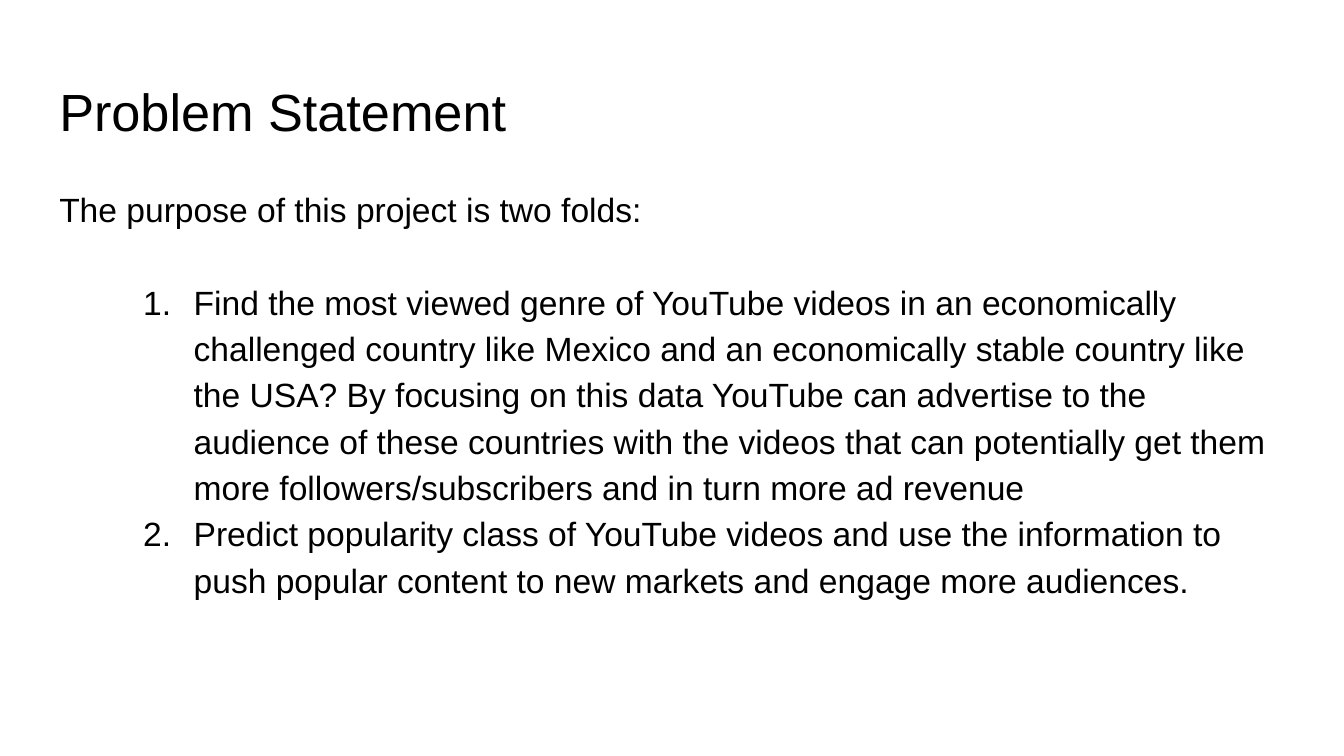
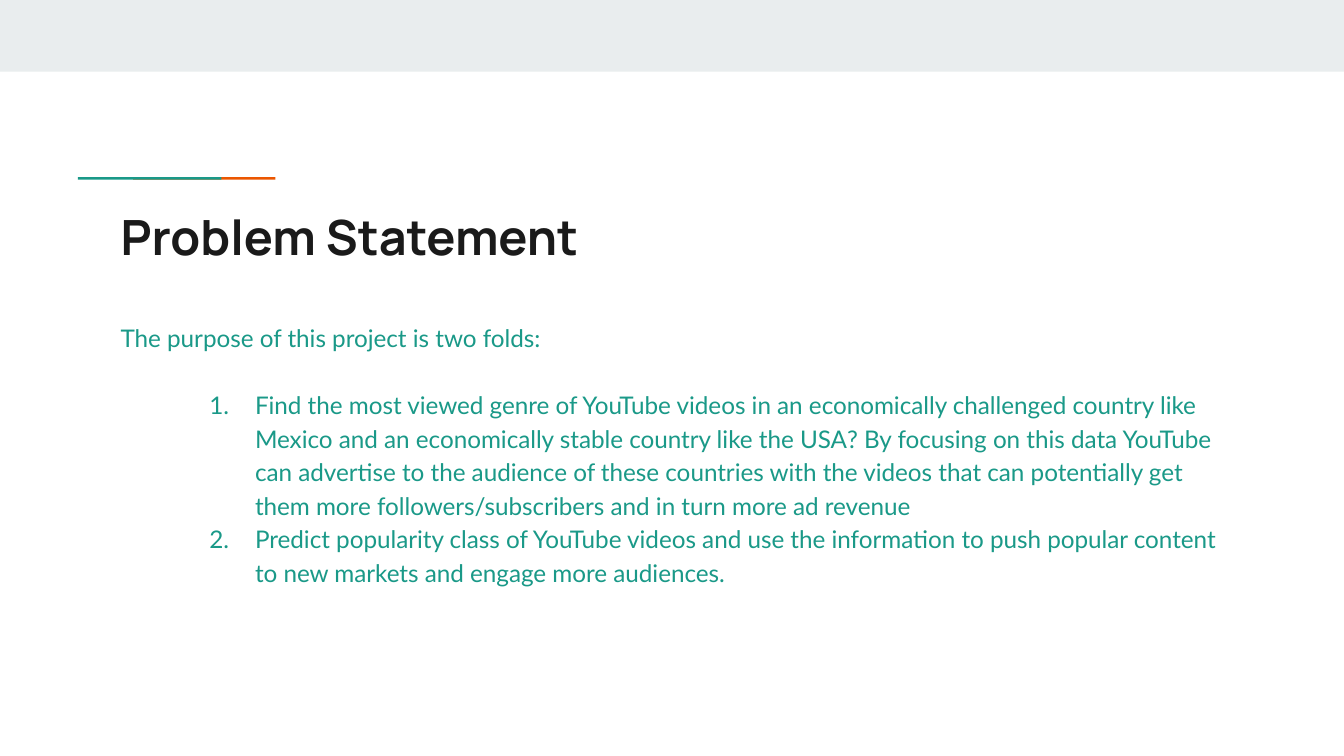
Before and after one commit to fariha23/YouTube_Data_Analysis_Video_Categories, a slide deck: slide 2 of Capstone1_Final_Report_Pres/Predicting Popularity of YouTube Videos - Presentation.pptx. Drawn at 1344x756 pixels with LibreOffice and Linux fonts; fonts in the diff are those of the drawing. Boxes give left, top, right and bottom in pixels: in the first picture for what was removed or moved away, otherwise in the second. Text is boxed around its words. In the diff, an @@ line names an element or a change of style, - is before the commit and + after.

Commit message:
Presentation theme changed

```diff
--- a/Capstone1_Final_Report_Pres/Predicting Popularity of YouTube Videos - Presentation.pptx
+++ b/Capstone1_Final_Report_Pres/Predicting Popularity of YouTube Videos - Presentation.pptx
@@ rectangle added at (0, 0, 1344, 71), fill #E9EDEE @@
@@ rectangle added at (122, 175, 177, 181), fill #1A9988 @@
@@ rectangle added at (176, 175, 231, 181), fill #EB5600 @@
@@ title "Problem Statement": place and size @@
-title "Problem Statement" at (59, 93, 506, 132)
+title "Problem Statement" at (121, 219, 578, 256)
@@ title "Problem Statement" at (121, 219, 578, 256): size 28 to 26 pt, font Arial to Manrope, text colour #000000 to #1A1A1A, bold on @@
@@ text "The purpose of this project ...": place and size @@
-text "The purpose of this project ..." at (59, 197, 1265, 599)
+text "The purpose of this project ..." at (121, 329, 1216, 587)
@@ text "The purpose of this project ..." at (121, 329, 1216, 587): size 18 to 13 pt, font Arial to Lato, text colour #000000 to #1A9988; indent changed; bullet colour #000000 to #1A9988 @@
```
Also in this commit, not shown: 23 other slides changed, 1 other file.
